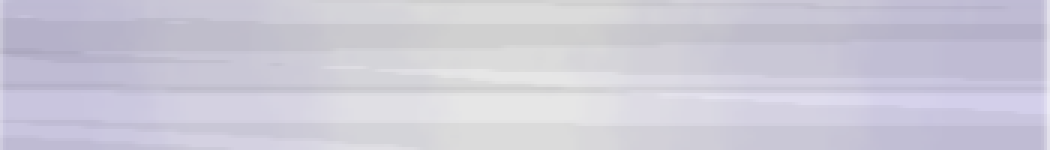
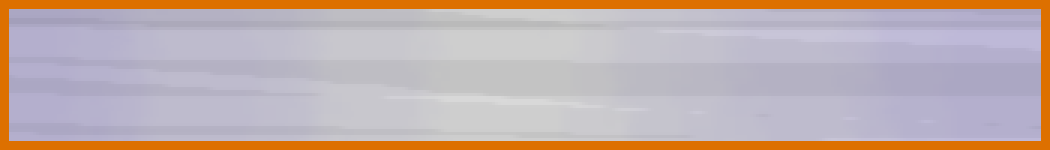
Two versions of the same layered image (1050 × 150). Layer-by-layer changes:
showed "outline #0", moved it above "wide button #4" over [0, 0, 1050, 150]
added layer "wide button #4" above "wide button #3" over [0, 0, 1050, 150]
hid "wide button #2", moved it above "Visible #2" over [0, 0, 1050, 150]
